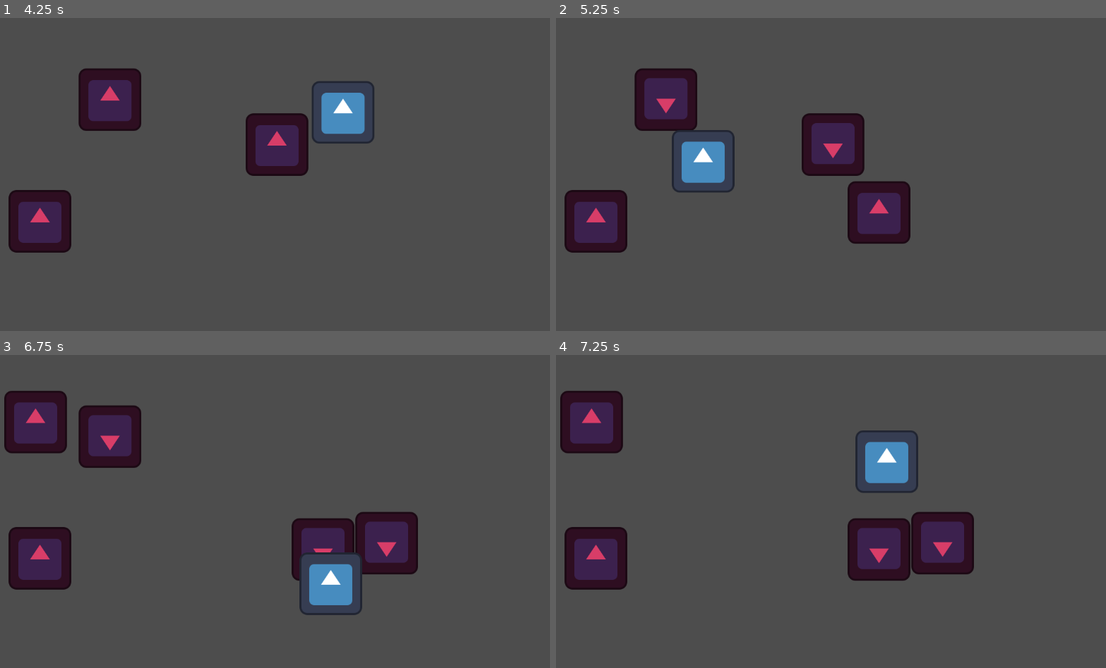
Above: before the commit, frames 1-4 (two rows, left to right).
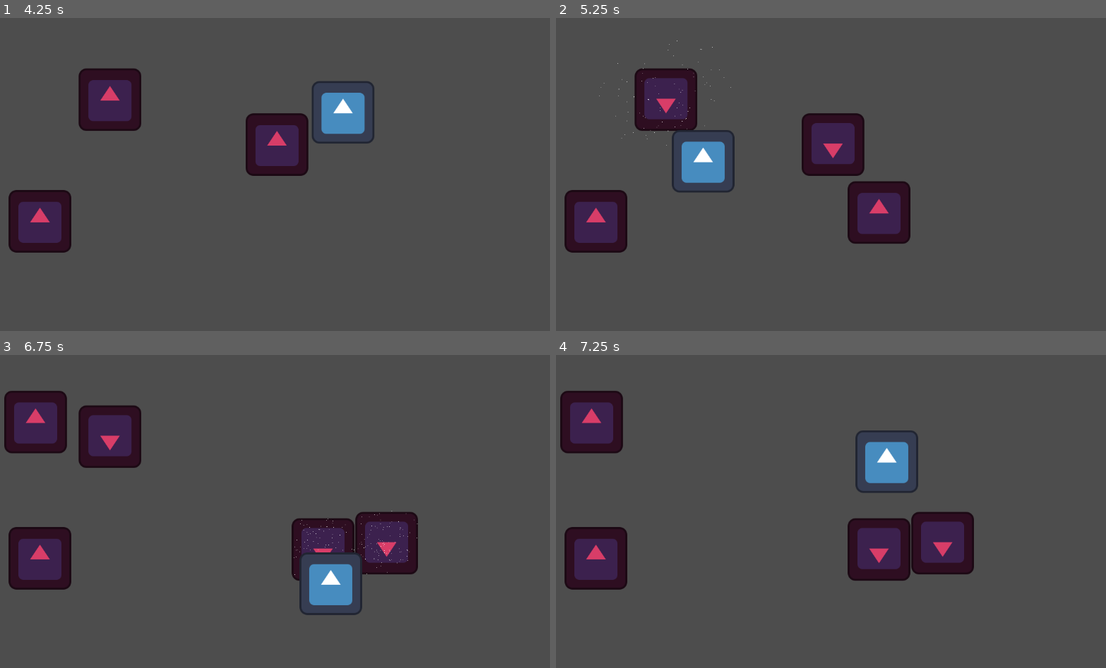
Above: after the commit, the same moments.

Repository: KevinGage/RyanTruckGame
Game: Godot game, scene res://world.tscn
Same seed, same stepped clock (60 frames per second), same inputs: the game is played once before the commit and once after it. The engine's default icon, where the game draws it, is replaced by a stand-in: a white triangle on a blue panel in a dark square.
Inputs:
- Up to frame 1 (4.25 s): tap Enter at 0.5 s; hold Right (right) 0.53-1.28 s; hold S (down) 1.28-2.03 s; hold Right (right) 2.03-2.78 s; tap Space at 2.75 s; hold Up (up) 2.78-3.53 s; hold A (left) from 3.53 s (still down)
- Up to frame 2 (5.25 s): release A (left) at 5.03 s; hold S (down) from 5.03 s (still down)
- Up to frame 3 (6.75 s): release S (down) at 5.78 s; hold Right (right) 5.78-6.53 s; hold Up (up) from 6.53 s (still down)
- Up to frame 4 (7.25 s): keep holding Up (up)

Frame 1 is identical in both runs. In frame 2, less than 0.1% of the frame differs, in the area x 7-32%, y 7-41%; in frame 3, less than 0.1%, in the area x 53-76%, y 49-71%; in frame 4, nothing differs.

Commit message:
added placeholder particles

Diff:
--- a/scenes/cars/crushed_car.gd
+++ b/scenes/cars/crushed_car.gd
@@ -1,4 +1,7 @@
 extends Area2D
+
+func _ready():
+	$GPUParticles2D.restart()
 
 func _on_timer_timeout():
 	queue_free()
--- a/scenes/cars/crushed_car.tscn
+++ b/scenes/cars/crushed_car.tscn
@@ -1,10 +1,23 @@
-[gd_scene load_steps=4 format=3 uid="uid://b6chk56ag57au"]
+[gd_scene load_steps=5 format=3 uid="uid://b6chk56ag57au"]
 
 [ext_resource type="Texture2D" uid="uid://dmuyirhhvkk4i" path="res://icon.svg" id="1_bkkli"]
 [ext_resource type="Script" path="res://scenes/cars/crushed_car.gd" id="2_so75w"]
 
 [sub_resource type="RectangleShape2D" id="RectangleShape2D_vnkdo"]
 size = Vector2(128, 128)
+
+[sub_resource type="ParticleProcessMaterial" id="ParticleProcessMaterial_aujfa"]
+emission_shape = 3
+emission_box_extents = Vector3(50, 50, 1)
+particle_flag_disable_z = true
+direction = Vector3(0, 0, 0)
+spread = 180.0
+initial_velocity_min = 178.41
+initial_velocity_max = 366.2
+angular_velocity_min = -74.36
+angular_velocity_max = 581.41
+orbit_velocity_min = 0.0
+orbit_velocity_max = 0.0
 
 [node name="crushed_car" type="Area2D"]
 script = ExtResource("2_so75w")
@@ -21,4 +34,13 @@
 [node name="CollisionShape2D" type="CollisionShape2D" parent="."]
 shape = SubResource("RectangleShape2D_vnkdo")
 
+[node name="GPUParticles2D" type="GPUParticles2D" parent="."]
+emitting = false
+amount = 100
+process_material = SubResource("ParticleProcessMaterial_aujfa")
+lifetime = 0.5
+one_shot = true
+explosiveness = 1.0
+randomness = 1.0
+
 [connection signal="timeout" from="Timer" to="." method="_on_timer_timeout"]
